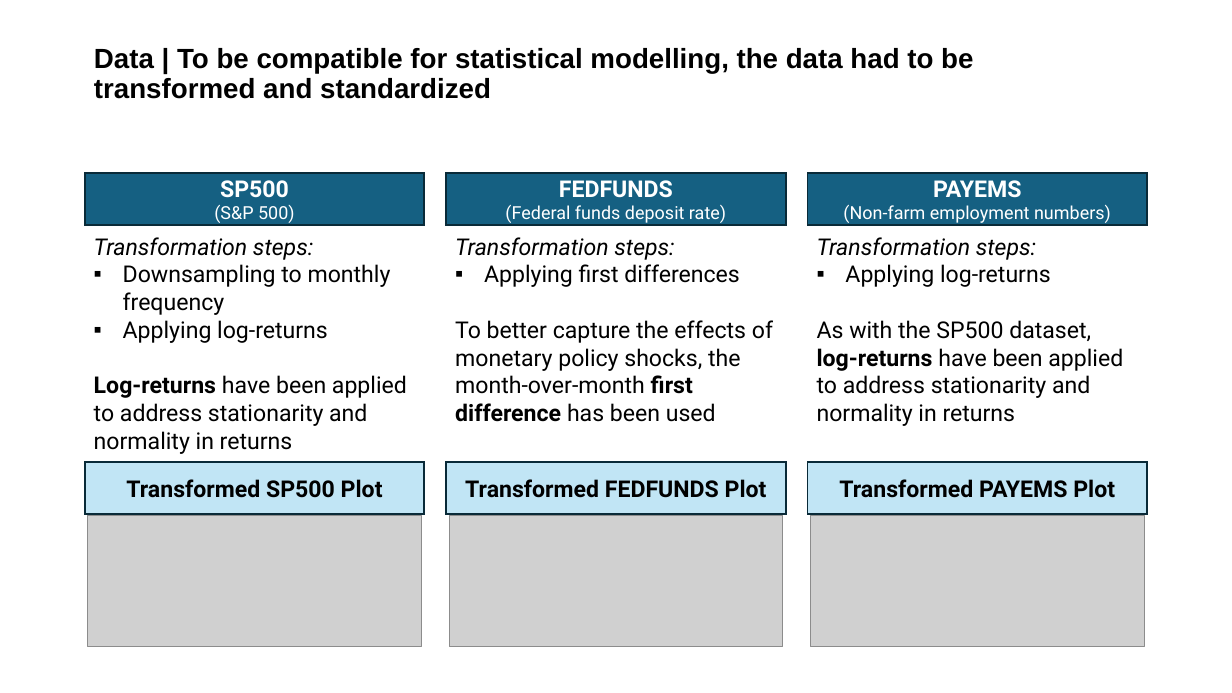
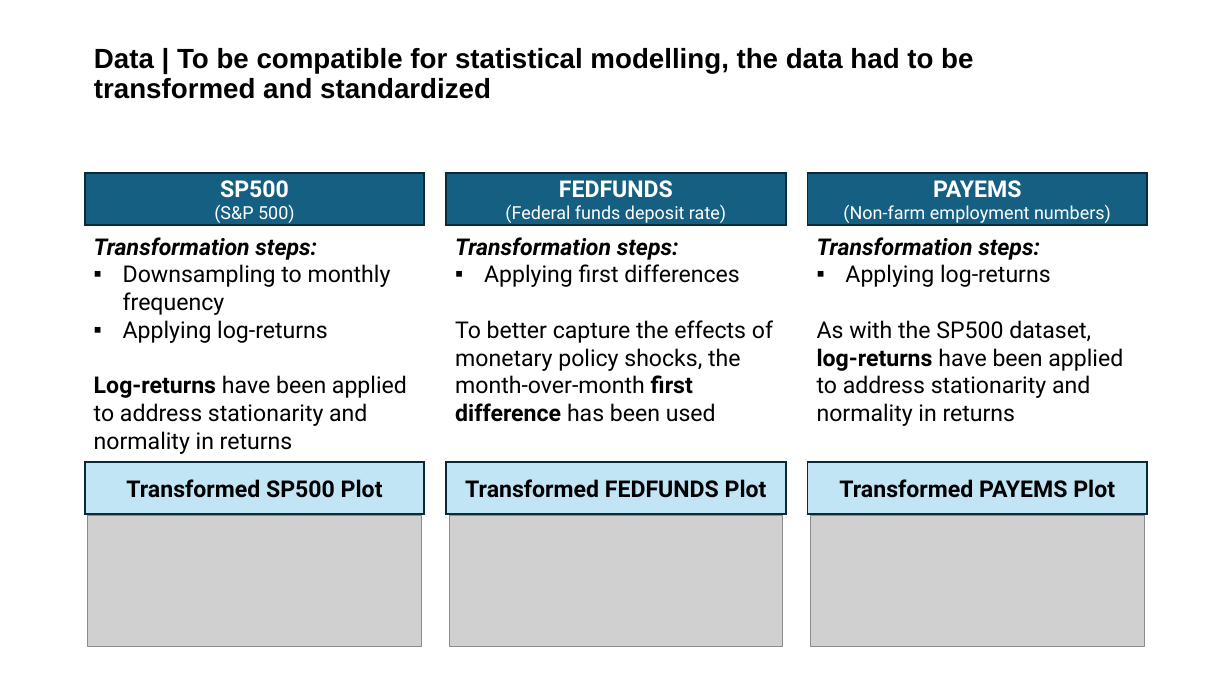
Before and after one commit to Bautz-Holter/sp500_fedfunds_payems, a slide deck: slide 4 of Empirical Project.pptx. Drawn at 1232x693 pixels with LibreOffice and Linux fonts; fonts in the diff are those of the drawing; grey boxes stand for pictures. Boxes give left, top, right and bottom in pixels: in the first picture for what was removed or moved away, otherwise in the second. Text is boxed around its words. In the diff, an @@ line names an element or a change of style, - is before the commit and + after.

```diff
--- a/Empirical Project.pptx
+++ b/Empirical Project.pptx
@@ text at <box>94,237,317,260</box>: bold on in "Transformation steps:" @@
@@ text at <box>455,237,679,260</box>: bold on in "Transformation steps:" @@
@@ text at <box>817,237,1040,260</box>: bold on in "Transformation steps:" @@
```
Also in this commit, not shown: 4 other slides changed, 2 other files.
